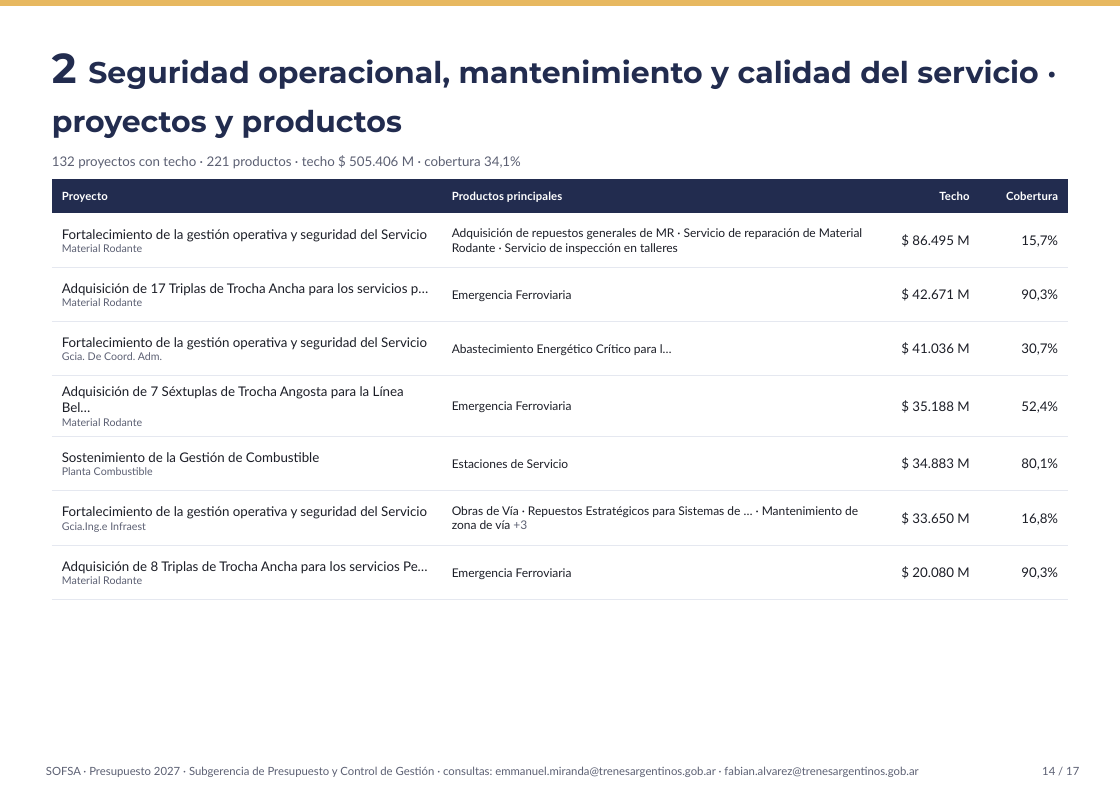
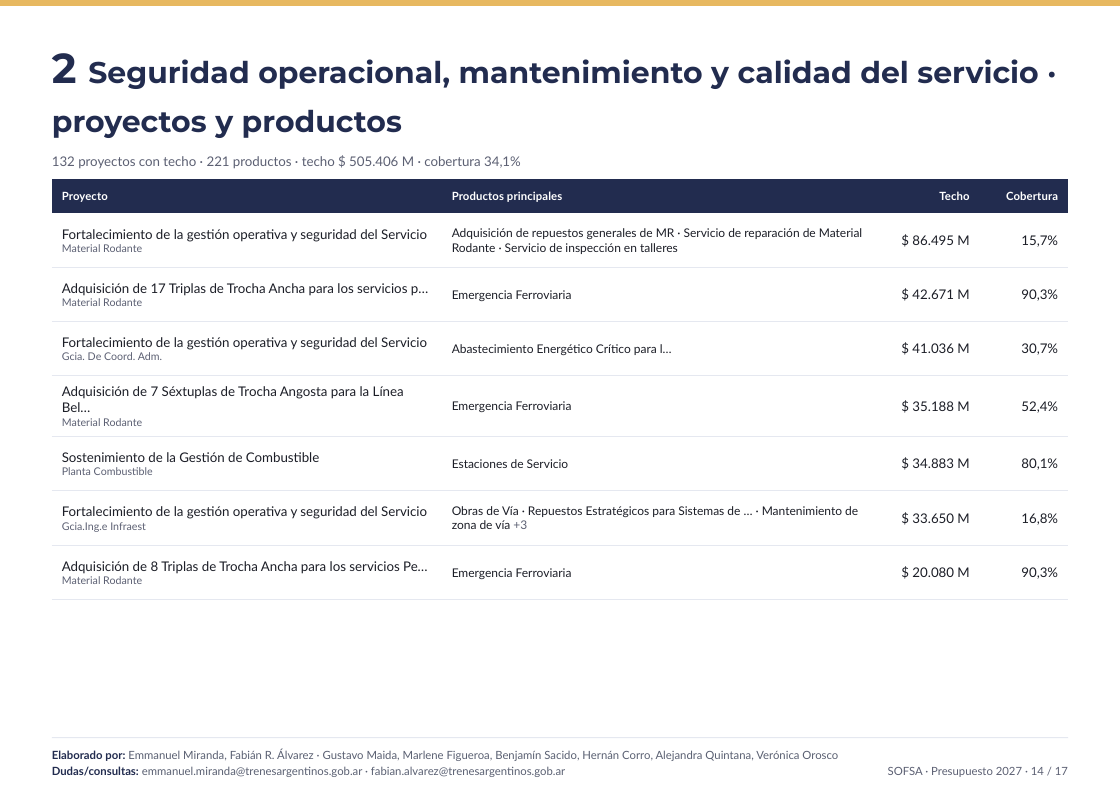
Before and after one commit to emiranda028/pluri_sofsa, a slide deck: slide 14 of Presupuesto_2027_SOFSA_presentacion.pptx. Drawn at 1120x792 pixels with LibreOffice and Linux fonts; fonts in the diff are those of the drawing. Boxes give left, top, right and bottom in pixels: in the first picture for what was removed or moved away, otherwise in the second. Text is boxed around its words. In the diff, an @@ line names an element or a change of style, - is before the commit and + after.

```diff
--- a/Presupuesto_2027_SOFSA_presentacion.pptx
+++ b/Presupuesto_2027_SOFSA_presentacion.pptx
@@ rectangle added at (x1=52, y1=737, x2=1067, y2=738), fill #E5E8F0 @@
@@ text added at (x1=52, y1=749, x2=838, y2=761), 8.5 pt, text #5A6072 @@
+Elaborado por: Emmanuel Miranda, Fabián R. Álvarez · Gustavo Maida, Marlene Figueroa, Benjamín Sacido, Hernán Corro, Alejandra Quintana, Verónica Orosco
@@ text at (x1=52, y1=766, x2=565, y2=777): text changed; text colour #5C6073 to #5A6072 @@
-SOFSA · Presupuesto 2027 · Subgerencia de Presupuesto y Control de Gestión · consultas: emmanuel.miranda@trenesargentinos.gob.ar · fabian.alvarez@trenesargentinos.gob.ar
+Dudas/consultas: emmanuel.miranda@trenesargentinos.gob.ar · fabian.alvarez@trenesargentinos.gob.ar
@@ text at (x1=888, y1=767, x2=1068, y2=777): text changed @@
-14 / 17
+SOFSA · Presupuesto 2027 · 14 / 17
```
Also in this commit, not shown: 16 other slides changed, 2 other files.
